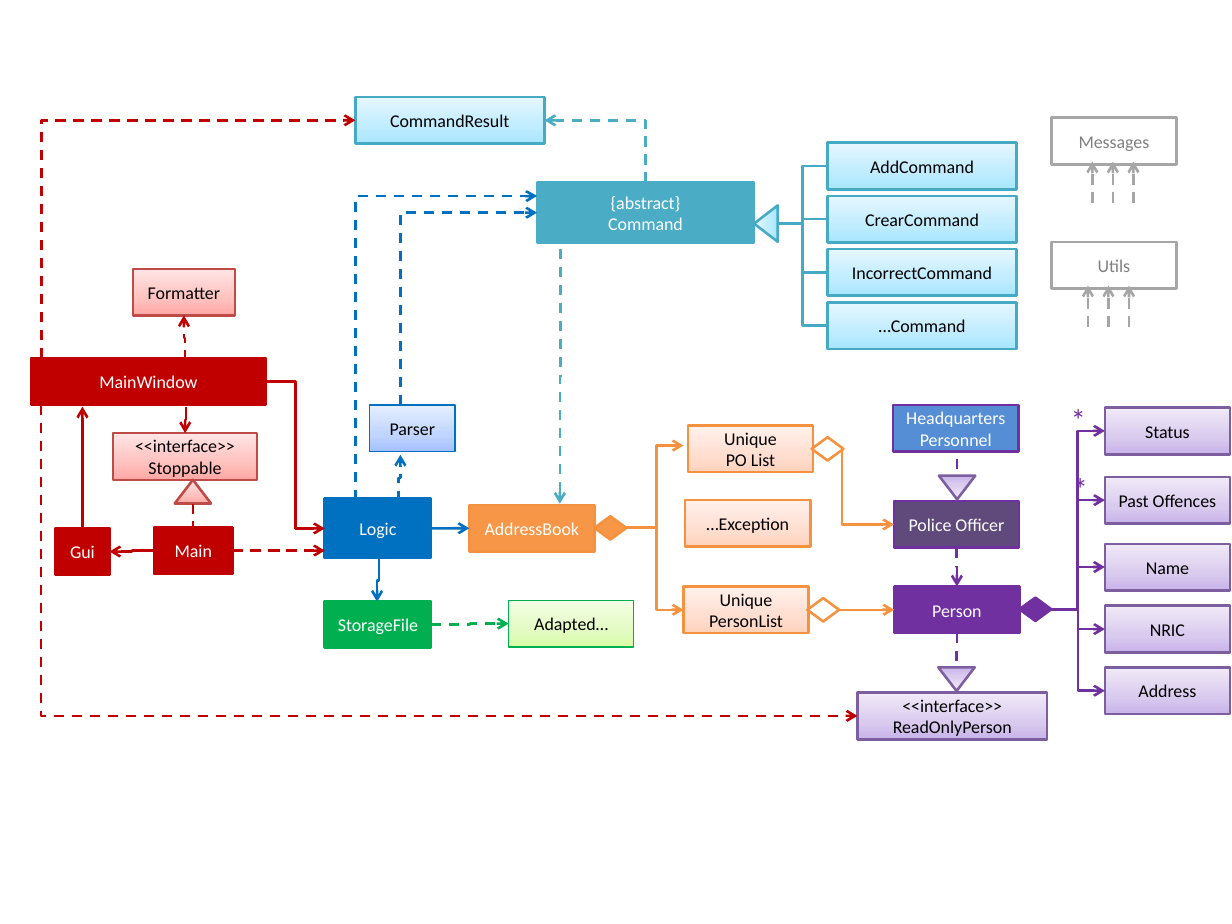
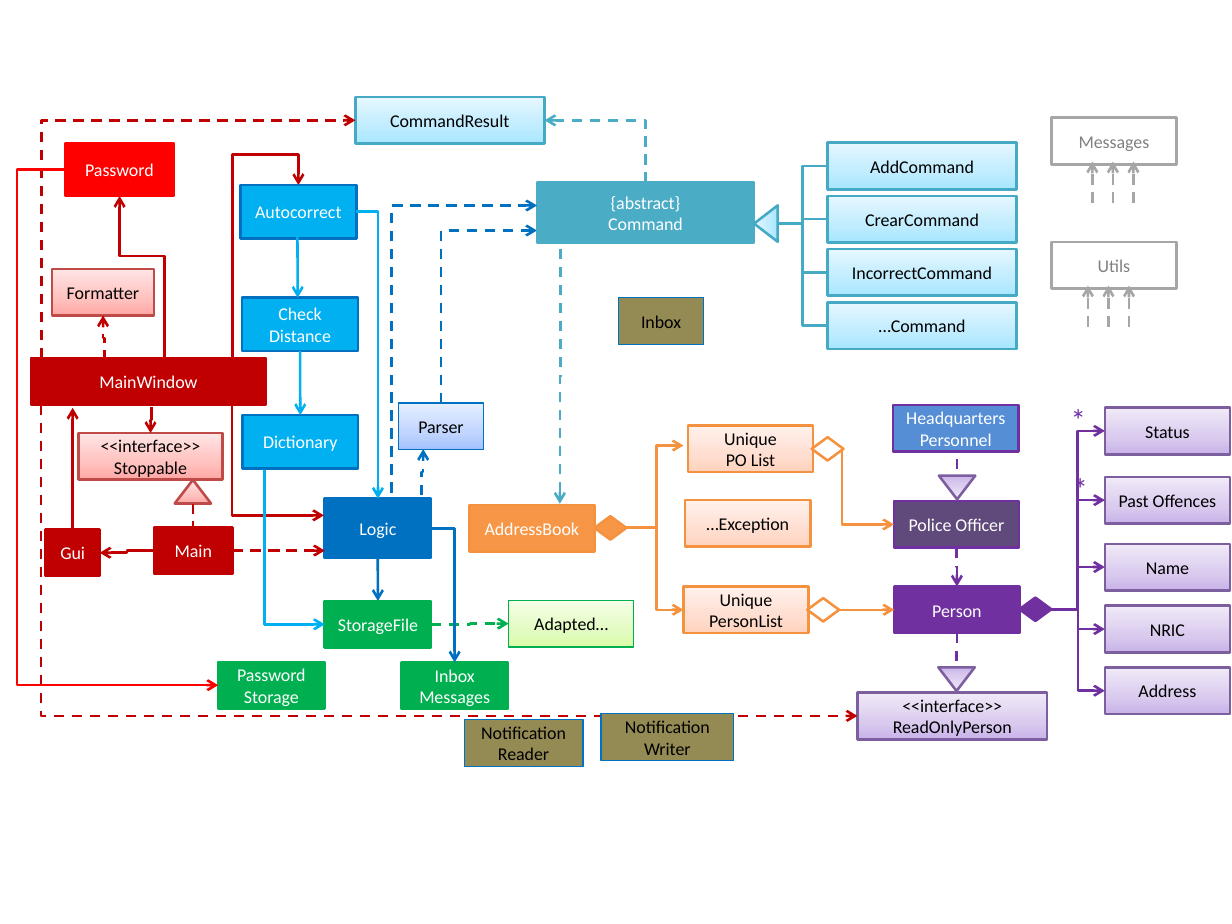
Before and after one commit to ongweekeong/main, a slide deck: slide 2 of docs/Diagrams.pptx. Drawn at 1232x924 pixels with LibreOffice and Linux fonts; fonts in the diff are those of the drawing. Boxes give left, top, right and bottom in pixels: in the first picture for what was removed or moved away, otherwise in the second. Text is boxed around its words. In the diff, an @@ line names an element or a change of style, - is before the commit and + after.

```diff
--- a/docs/Diagrams.pptx
+++ b/docs/Diagrams.pptx
@@ rectangle added at <box>65,143,174,196</box>, fill #FF0000, outline #FF0000 1.5 pt, 10.5 pt, text #FFFFFF @@
+Password
@@ elbow arrow added from (65, 170) to (218, 685), #FF0000 1.5 pt @@
@@ elbow arrow added from (233, 361) to (298, 185), #C00000 1.5 pt @@
@@ elbow arrow added from (164, 360) to (120, 196), #C00000 1.5 pt @@
@@ rectangle added at <box>240,185,356,238</box>, fill #00B0F0, outline #0070C0 1.5 pt, 10.5 pt, text #FFFFFF @@
+Autocorrect
@@ elbow arrow moved from (355, 500) - (537, 196) to (392, 493) - (537, 206) @@
@@ arrow added from (297, 234) to (298, 298), #00B0F0 1.5 pt @@
@@ elbow arrow added from (356, 212) to (378, 499), #00B0F0 1.5 pt @@
@@ elbow arrow moved from (400, 405) - (537, 213) to (441, 421) - (537, 230) @@
@@ rectangle "Formatter": place and size @@
-rectangle "Formatter" at <box>133,269,235,315</box>
+rectangle "Formatter" at <box>52,269,154,315</box>
@@ rectangle added at <box>243,298,359,351</box>, fill #00B0F0, outline #0070C0 1.5 pt, 10.5 pt, text #FFFFFF @@
+Check Distance
@@ rectangle added at <box>618,298,703,345</box>, fill #948A54, outline #0070C0 0.75 pt, 10.5 pt, text #000000 @@
+Inbox
@@ elbow arrow moved from (185, 361) - (184, 315) to (105, 361) - (103, 315) @@
@@ arrow added from (301, 351) to (301, 415), #00B0F0 1.5 pt @@
@@ elbow arrow moved from (83, 529) - (83, 407) to (73, 530) - (73, 408) @@
@@ elbow arrow moved from (185, 434) - (186, 408) to (150, 434) - (152, 407) @@
@@ elbow arrow moved from (266, 382) - (325, 529) to (232, 394) - (324, 515) @@
@@ rectangle added at <box>243,415,359,468</box>, fill #00B0F0, outline #0070C0 1.5 pt, 10.5 pt, text #FFFFFF @@
+Dictionary
@@ rectangle "Parser": place and size @@
-rectangle "Parser" at <box>370,405,455,452</box>
+rectangle "Parser" at <box>398,403,483,450</box>
@@ rectangle "<<interface>>": place and size @@
-rectangle "<<interface>>" at <box>113,434,257,480</box>
+rectangle "<<interface>>" at <box>79,434,223,480</box>
@@ elbow arrow added from (264, 471) to (325, 625), #00B0F0 1.5 pt @@
@@ elbow arrow moved from (399, 501) - (400, 455) to (421, 495) - (423, 450) @@
@@ rectangle "Gui": place and size @@
-rectangle "Gui" at <box>55,529,110,575</box>
+rectangle "Gui" at <box>46,530,100,577</box>
@@ elbow arrow moved from (378, 559) - (377, 601) to (431, 529) - (455, 663) @@
@@ elbow arrow moved from (154, 551) - (110, 552) to (154, 551) - (100, 553) @@
@@ arrow moved from (431, 529) - (469, 529) to (378, 556) - (378, 601) @@
@@ rectangle added at <box>218,662,324,708</box>, fill #00B050, outline #00B050 1.5 pt, 10.5 pt, text #FFFFFF @@
+Password Storage
@@ rectangle added at <box>402,663,508,710</box>, fill #00B050, outline #00B050 1.5 pt, 10.5 pt, text #FFFFFF @@
+Inbox Messages
@@ rectangle added at <box>464,719,583,766</box>, fill #948A54, outline #0070C0 0.75 pt, 10.5 pt, text #000000 @@
+Notification Reader
@@ rectangle added at <box>601,713,734,760</box>, fill #948A54, outline #0070C0 0.75 pt, 10.5 pt, text #000000 @@
+Notification Writer
```
Also in this commit, not shown: 1 slide added, 2 other files.
